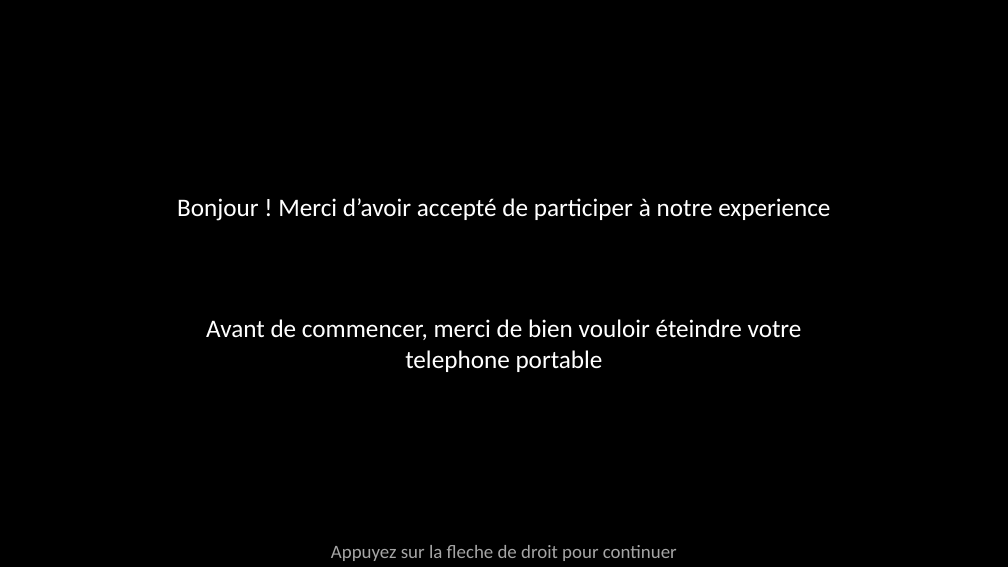
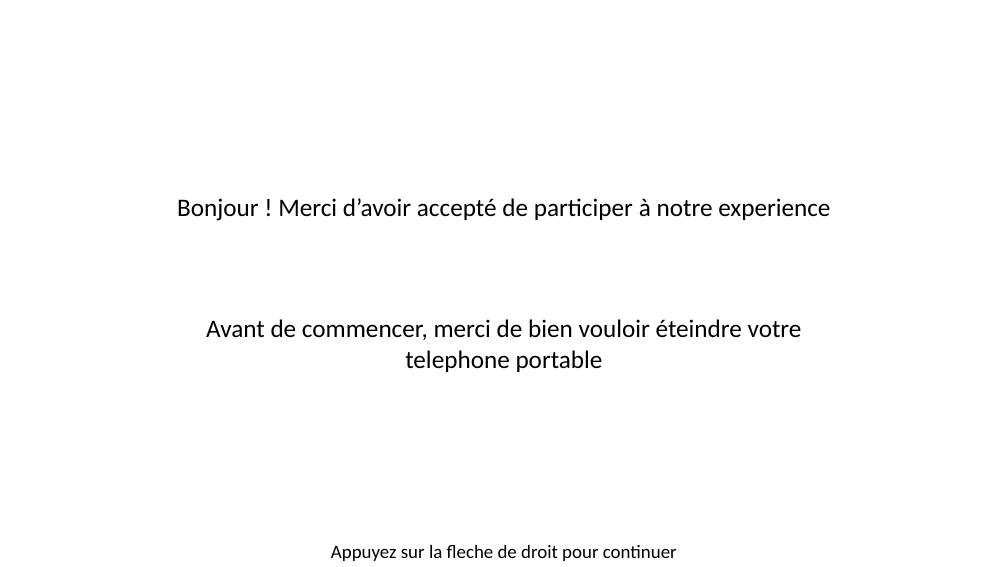
Before and after one commit to MBB-team/Online_Testing, a slide deck: slide 1 of Self_Efficacy/Stimuli/Instructions.pptx. Drawn at 1008x567 pixels with LibreOffice and Linux fonts; fonts in the diff are those of the drawing. Boxes give left, top, right and bottom in pixels: in the first picture for what was removed or moved away, otherwise in the second. Text is boxed around its words. In the diff, an @@ line names an element or a change of style, - is before the commit and + after.

```diff
--- a/Self_Efficacy/Stimuli/Instructions.pptx
+++ b/Self_Efficacy/Stimuli/Instructions.pptx
@@ background #000000 to #FFFFFF @@
@@ text "Bonjour ! Merci d’avoir accepté ..." at [177,198,830,372]: text colour #FFFFFF to #000000 @@
@@ text "Appuyez sur la fleche de ..." at [331,545,677,561]: text colour #A6A6A6 to #000000 @@
```
Also in this commit, not shown: 21 other slides changed, 2 other files.
